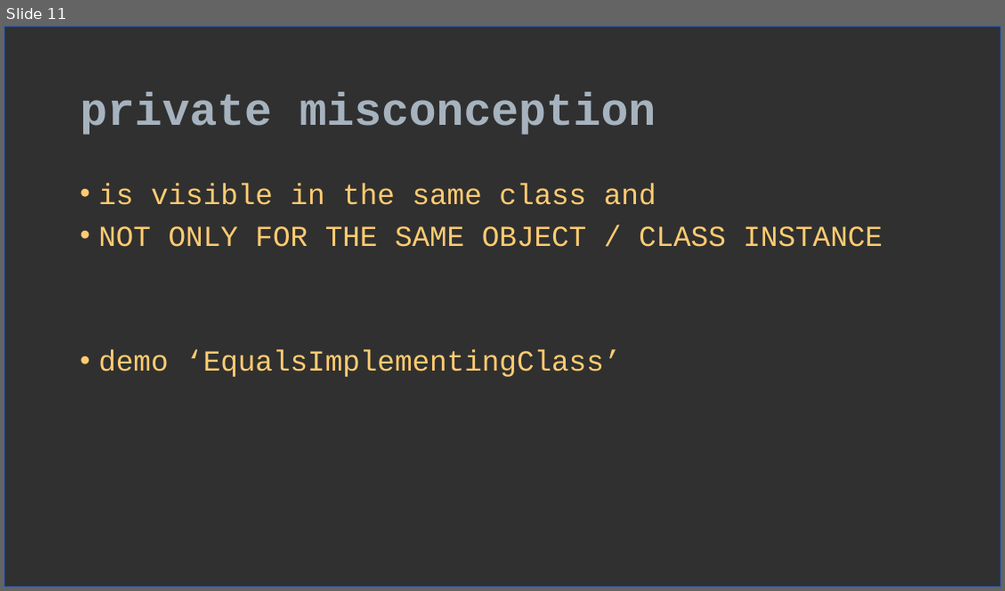
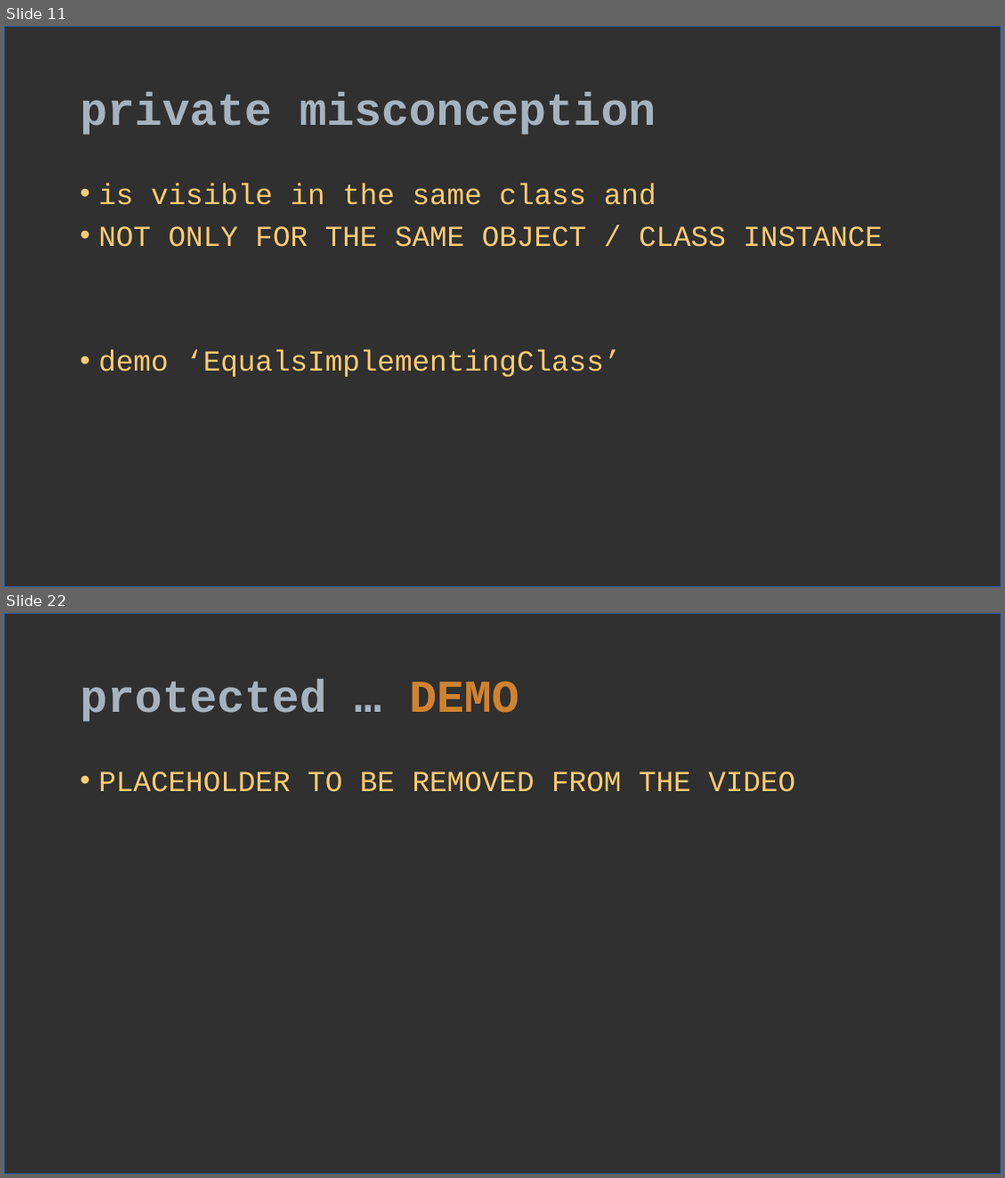
Before and after one commit to verhas/BLOG, a slide deck: access_modifiers/acess_modifiers.pptx. Shown one above the other, each under a label of ours: slide 11 before the commit, slides 11 and 22 after it; the slides between them are not shown. The pictures are 1005x591 and 1005x1178 pixels, drawn with LibreOffice and Linux fonts; fonts in the diff are those of the drawing. Boxes give left, top, right and bottom in pixels: in the first picture for what was removed or moved away, otherwise in the second. Text is boxed around its words. In the diff, an @@ line names an element or a change of style, - is before the commit and + after.

```diff
--- a/access_modifiers/acess_modifiers.pptx
+++ b/access_modifiers/acess_modifiers.pptx
@@ slide 22 added at (4, 613, 1001, 1174), background #404040; not listed: 1 template element that a slide beside it also shows @@
@@ title added at (80, 679, 518, 722), 44 pt, text #A6B3BF, bold @@
+protected … DEMO
@@ text added at (98, 771, 795, 792), 28 pt, text #FECC71 @@
+• PLACEHOLDER TO BE REMOVED FROM THE VIDEO
```
Also in this commit, not shown: 2 slides changed, 10 other slides added.
